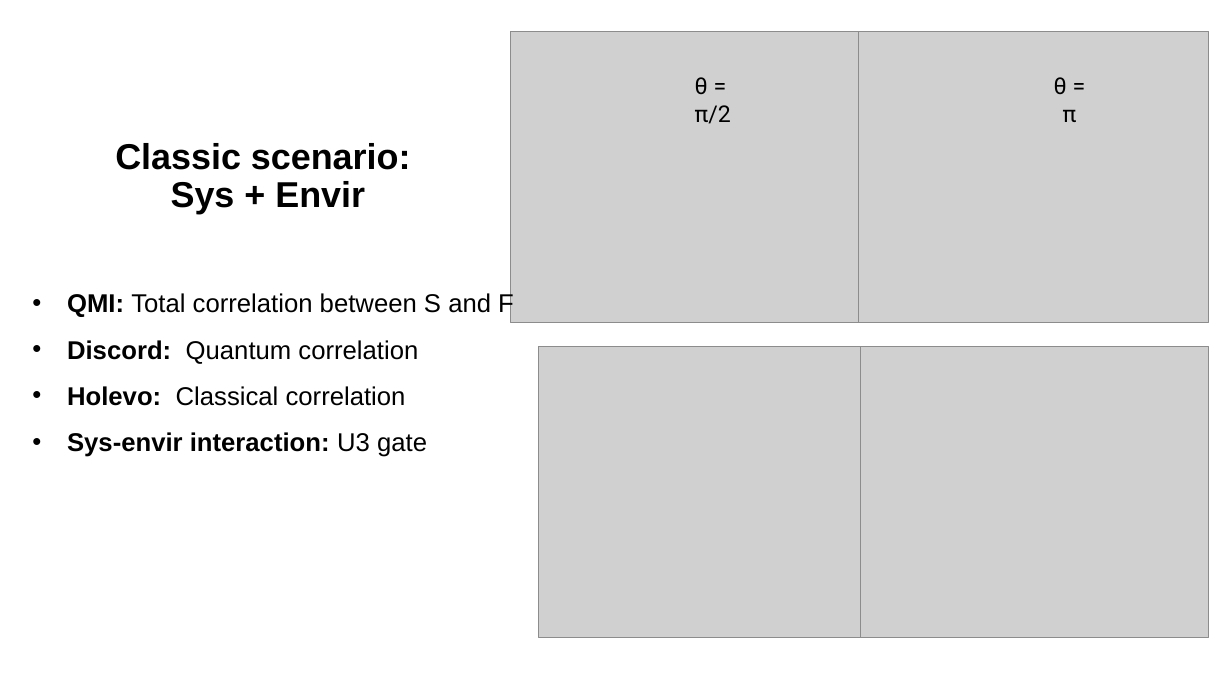
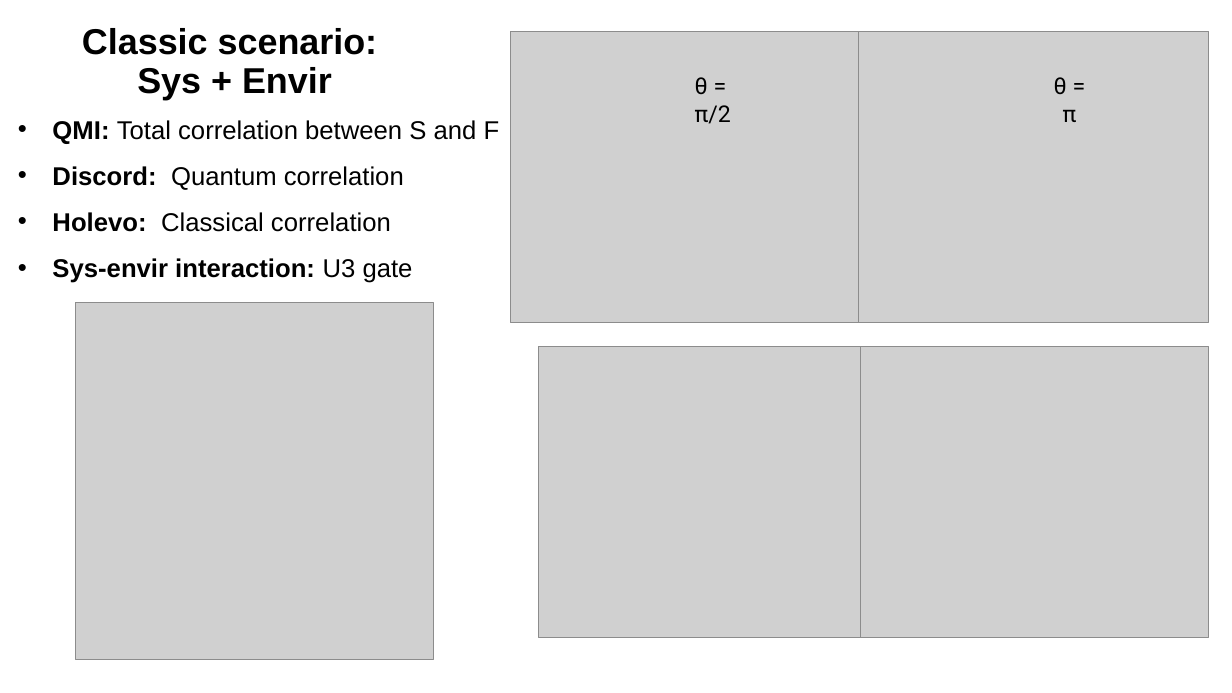
Before and after one commit to PHUHUUTRANDON/Quantum-Darwinism, a slide deck: slide 2 of Decoherence.pptx. Drawn at 1232x693 pixels with LibreOffice and Linux fonts; fonts in the diff are those of the drawing; grey boxes stand for pictures. Boxes give left, top, right and bottom in pixels: in the first picture for what was removed or moved away, otherwise in the second. Text is boxed around its words. In the diff, an @@ line names an element or a change of style, - is before the commit and + after.

Commit message:
update ppt

```diff
--- a/Decoherence.pptx
+++ b/Decoherence.pptx
@@ text "Classic scenario:": place and size @@
-text "Classic scenario:" at (115,143,411,214)
+text "Classic scenario:" at (82,28,378,100)
@@ text "QMI: Total correlation between S ...": place and size @@
-text "QMI: Total correlation between S ..." at (67,292,514,457)
+text "QMI: Total correlation between S ..." at (52,120,500,283)
@@ picture added at (76,303,433,661) @@
```
Also in this commit, not shown: 2 other slides changed, 1 other file.
